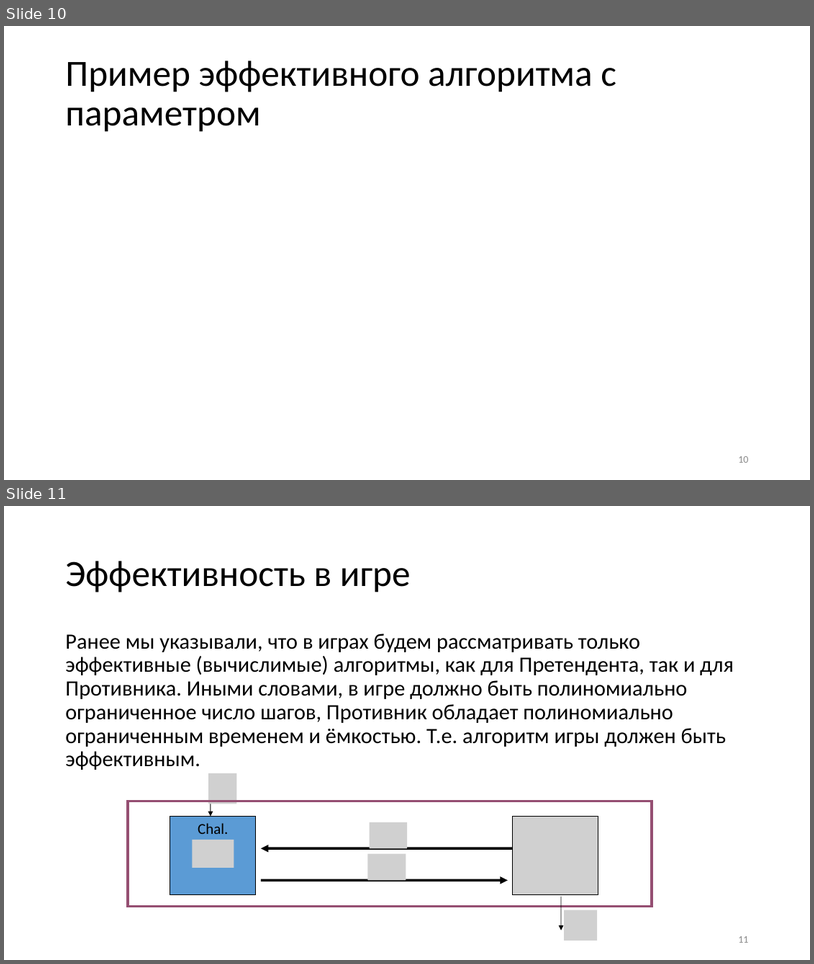
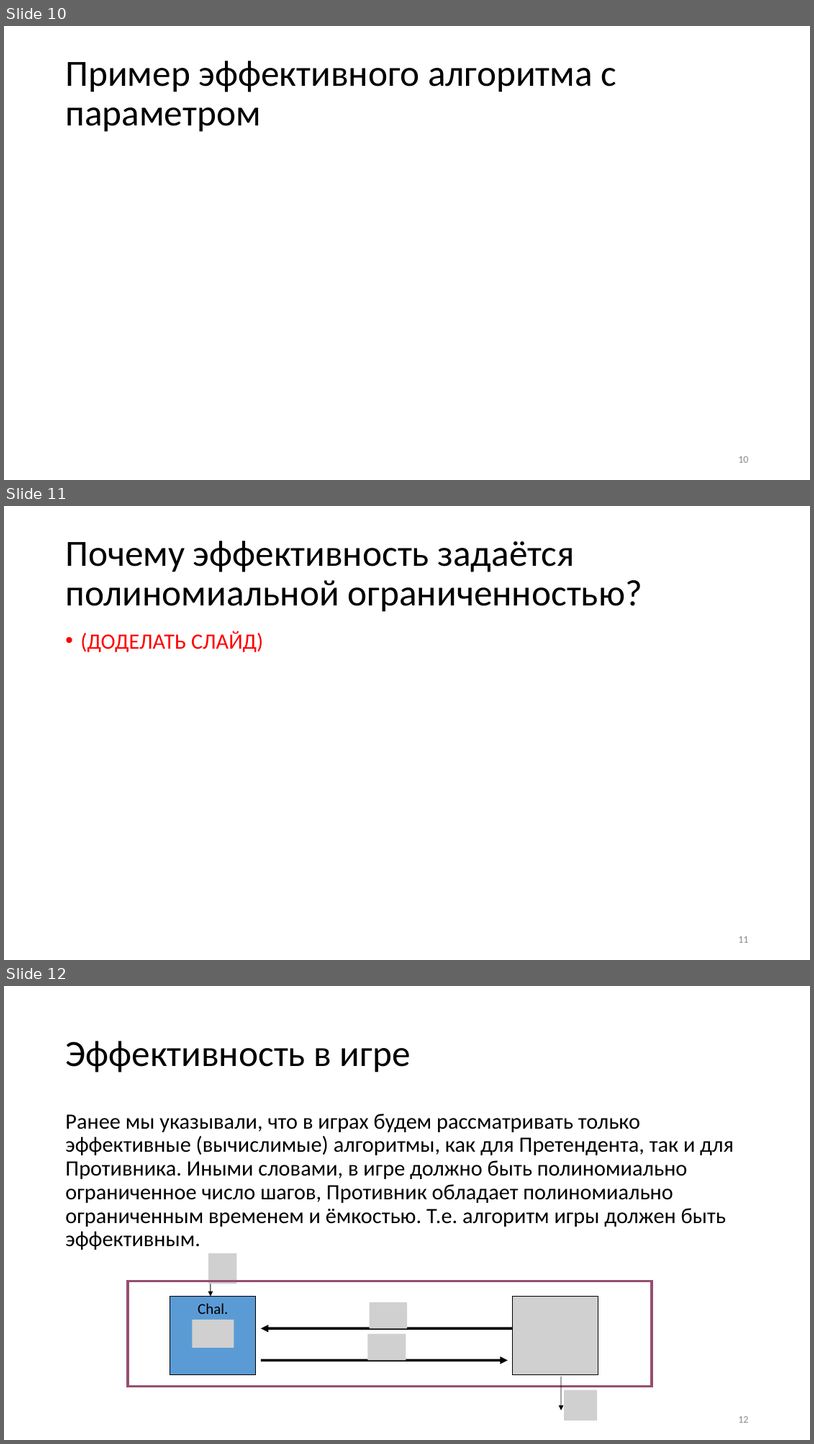
Before and after one commit to GeorgyFirsov-s-forks/CryptoLectures, a slide deck: Lectures/Lecture2.pptx. Shown one above the other, each under a label of ours: slides 10 and 11 before the commit, slides 10, 11 and 12 after it. The pictures are 814x964 and 814x1444 pixels, drawn with LibreOffice and Linux fonts; fonts in the diff are those of the drawing; grey boxes stand for pictures. Boxes give left, top, right and bottom in pixels: in the first picture for what was removed or moved away, otherwise in the second. Text is boxed around its words. In the diff, an @@ line names an element or a change of style, - is before the commit and + after.

```diff
--- a/Lectures/Lecture2.pptx
+++ b/Lectures/Lecture2.pptx
@@ slide 11 added at (4, 506, 810, 960), background #FFFFFF @@
@@ title added at (65, 541, 643, 612), 44 pt, text #000000 @@
+Почему эффективность задаётся полиномиальной ограниченностью?
@@ text added at (80, 631, 263, 652), 26 pt, text #FF0000 @@
+• (ДОДЕЛАТЬ СЛАЙД)
@@ page number added at (738, 936, 748, 942), 12 pt, text #8C8C8C @@
+11
@@ what was slide 11 is now slide 12 @@
@@ page number at (738, 1416, 748, 1422): text changed @@
-11
+12
```
Also in this commit, not shown: 3 slides changed, 2 other files.
